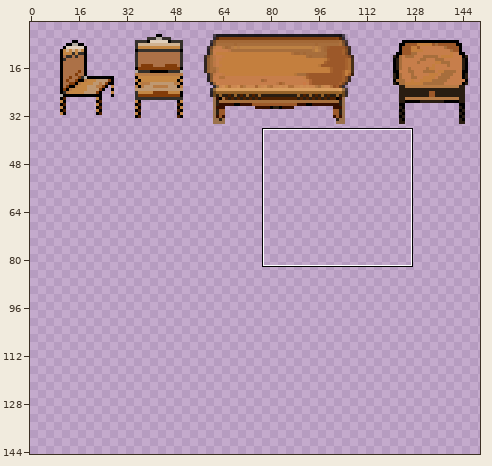
File history of a sprite sheet, img/raw-assets/Dave's House.png. The picture above shows the old version from afar; the outline marks the close-up.
Close-up. First the earlier version:
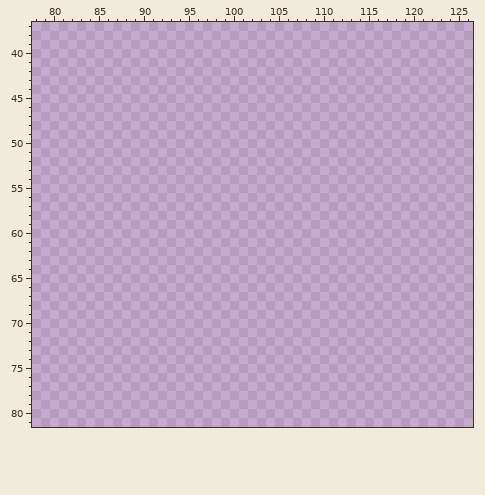
The file is 236x327 pixels. Pixels under 10% opacity are left out. Colours within 5 levels of each other are drawn and written as one. Shown: x 78..126, y 37..81. The wide view leaves out empty margins. The commit also changed other parts of the picture, which this record leaves out.
The result:
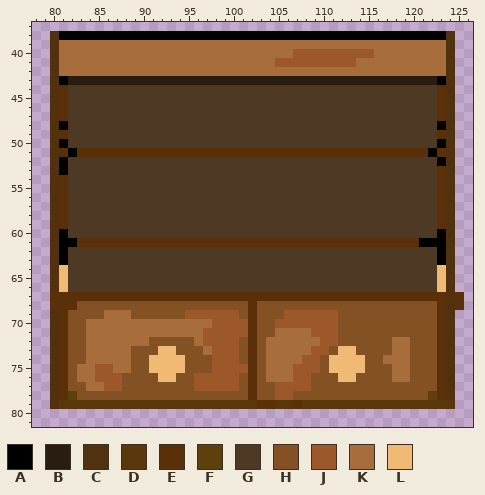
Palette (. is transparent): A #000000  B #291d11  C #52310e  D #59370a  E #5b2f08  F #5e400c  G #4e3924  H #845124  J #9c5829  K #a76e3c  L #f0ba74
Change:
The author put colour A in row 38 at x 81 to 123; in row 43 at x 81 and 123; in row 48 at x 81 and 123; in row 50 at x 81 and 123; in row 51 at x 82 and 122; in row 52 at x 81 and 123.
The author put colour A in row 53 at x 81; in row 60 at x 81 and 123; in row 61 at x 81 to 82 and 121 to 123; in rows 62 to 63 at x 81 and 123.
The author put colour B in row 43 at x 82 to 122.
The author put colour C in rows 38 to 66 at x 80 and 124; in rows 67 to 68 at x 124; in rows 69 to 78 at x 80 and 124; in row 79 at x 80.
The author put colour D in row 79 at x 81 to 102, 105 to 106 and 108 to 124.
The author put colour E in rows 44 to 47 at x 81 and 123; in row 49 at x 81 and 123; in row 51 at x 81, 83 to 121 and 123; in row 53 at x 123; in rows 54 to 59 at x 81 and 123; in row 61 at x 83 to 120.
The author put colour E in row 67 at x 80 to 123 and 125; in row 68 at x 80 to 82, 102, 123 and 125; in rows 69 to 78 at x 81, 102 and 123; in row 79 at x 103 to 104 and 107.
The author put colour F in row 78 at x 82 and 122.
The author put colour G in rows 44 to 50 at x 82 to 122; in rows 52 to 60 at x 82 to 122; in rows 62 to 66 at x 82 to 122.
The author put colour H in row 68 at x 83 to 101 and 103 to 122; in row 69 at x 82 to 85, 89 to 94, 101, 103 to 105 and 112 to 122; in rows 70 to 71 at x 82 to 83, 103 to 104 and 112 to 122; in row 72 at x 82 to 83, 91 to 95, 101, 103, 112 to 117 and 120 to 122; in row 73 at x 82 to 83, 89 to 91, 94 to 96, 101, 103, 111, 114 to 117 and 120 to 122; in row 74 at x 82 to 83, 89 to 90, 95 to 97, 101, 103, 110, 115 to 116 and 120 to 122.
The author put colour H in row 75 at x 82, 89 to 90, 95 to 97, 103, 110, 115 to 117 and 120 to 122; in row 76 at x 82, 88 to 91, 94 to 95, 101, 103, 109 to 111, 114 to 117 and 120 to 122; in row 77 at x 82 to 83, 88 to 95, 101, 103 to 104 and 109 to 122; in row 78 at x 83 to 101, 103 to 104 and 107 to 121.
The author put colour J in row 40 at x 107 to 115; in row 41 at x 105 to 113; in row 69 at x 95 to 100 and 106 to 111; in row 70 at x 98 to 101 and 105 to 111; in row 71 at x 97 to 101 and 109 to 111; in row 72 at x 97 to 100 and 110 to 111.
The author put colour J in row 73 at x 98 to 100 and 109 to 110; in row 74 at x 98 to 100 and 108 to 109; in row 75 at x 85 to 86, 98 to 101 and 107 to 109; in row 76 at x 85 to 87, 96 to 100 and 107 to 108; in row 77 at x 86 to 87, 96 to 100 and 105 to 108; in row 78 at x 105 to 106.
The author put colour K in row 39 at x 81 to 123; in row 40 at x 81 to 106 and 116 to 123; in row 41 at x 81 to 104 and 114 to 123; in row 42 at x 81 to 123; in row 69 at x 86 to 88; in row 70 at x 84 to 97.
The author put colour K in row 71 at x 84 to 96 and 105 to 108; in row 72 at x 84 to 90, 96, 104 to 109 and 118 to 119; in row 73 at x 84 to 88, 97, 104 to 108 and 118 to 119; in row 74 at x 84 to 88, 104 to 107 and 117 to 119; in row 75 at x 83 to 84, 87 to 88, 104 to 106 and 118 to 119; in row 76 at x 83 to 84, 104 to 106 and 118 to 119.
The author put colour K in row 77 at x 84 to 85.
The author put colour L in rows 64 to 66 at x 81 and 123; in row 73 at x 92 to 93 and 112 to 113; in rows 74 to 75 at x 91 to 94 and 111 to 114; in row 76 at x 92 to 93 and 112 to 113.
Where, in picture pixels (left, top, right, bottom), the same in both close-ups:
added: (50, 31, 464, 409)
